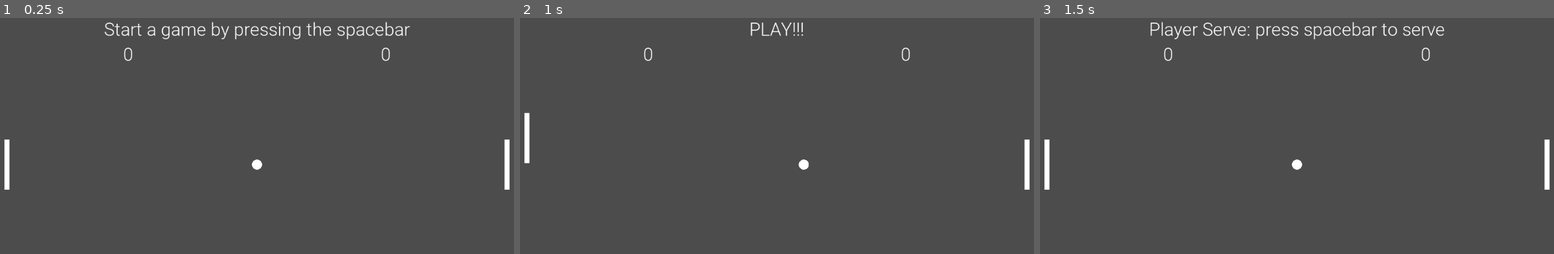
Above: before the commit, frames 1-3 (left to right).
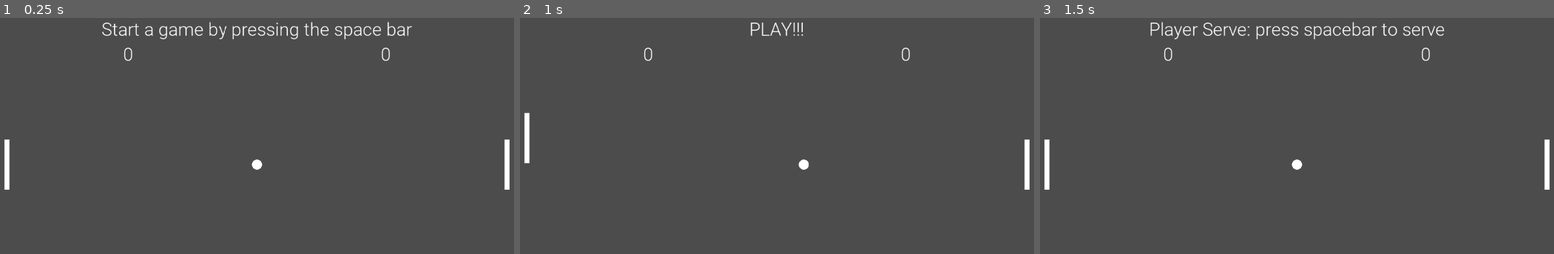
Above: after the commit, the same moments.

Repository: psteiner/Pong-Basic
Game: Godot game, scene res://PongGame.tscn
Two runs of this game, one before a commit and one after it. Both use one fixed random seed, a clock stepped at 60 frames per second and the inputs below.
Inputs:
- Up to frame 1 (0.25 s): no input
- Up to frame 2 (1 s): tap Enter at 0.5 s; hold W from 0.53 s (still down); hold Space from 0.53 s (still down)
- Up to frame 3 (1.5 s): release W at 1.28 s; release Space at 1.28 s; hold S from 1.28 s (still down); tap Space at 1.35 s

The runs differ from the first frame. In frame 1, 1.6% of the frame differs, in the area x 19-81%, y 1-9%; in frame 2, nothing differs; in frame 3, nothing differs.

Commit message:
checkpoint: implement Text class

Diff:
--- a/GameState.gd
+++ b/GameState.gd
@@ -3,6 +3,11 @@
 # states
 enum GAME_STATE {MENU, SERVE, PLAY}
 var isPlayerServe = true
+
+# scoring
+var playerScore: int = 0
+var aiScore: int = 0
+var _SCORE_HEIGHT_PADDING = 50.0
 
 # current state
 var currentGameState = GAME_STATE.MENU
@@ -12,52 +17,41 @@
 onready var ball: Ball = Ball.new(screenBox.getCenter())
 onready var playerPaddle: PlayerPaddle = PlayerPaddle.new(screenBox)
 onready var aiPaddle: AiPaddle = AiPaddle.new(screenBox)
+onready var instructionText: Text = Text.new(
+  "Start a game by pressing the space bar",
+  Vector2(screenBox.getSize().x / 2.0, 0.0))
 
-# string variable
-var stringPosition: Vector2
+onready var playerScoreText: Text = Text.new(
+  playerScore as String,
+  Vector2(screenBox.getSize().x/4.0, _SCORE_HEIGHT_PADDING)
+ )
+onready var aiScoreText: Text = Text.new(
+  aiScore as String,
+  Vector2(screenBox.getSize().x - screenBox.getSize().x/4.0, _SCORE_HEIGHT_PADDING)
+ )
 
-var playerScore: int = 0
-var playerScoreText: String = playerScore as String
+
 var playerTextHalfWidth: float
 var playerScorePosition: Vector2
 
-var aiScore: int = 0
-var aiScoreText: String = aiScore as String
 var aiTextHalfWidth: float
 var aiScorePosition: Vector2
-
-const MAX_SCORE: int = 3
-var isPlayerWin
 
 # delta key
 const RESET_DELTA_KEY: float = 0.0
 const MAX_KEY_TIME: float = 0.3
 var deltaKeyPress: float = RESET_DELTA_KEY
 
-# font variable
-var font: DynamicFont = DynamicFont.new()
-var robotoFile: DynamicFontData = load("Roboto-Light.ttf")
-var fontSize: int = 36
-var halfWidthFont: float
-var heightFont: float
-var stringValue: String = "Start a game by pressing the spacebar"
+const MAX_SCORE: int = 3
+var isPlayerWin
 
 func _ready() -> void:
   add_child(ball)
   add_child(playerPaddle)
   add_child(aiPaddle)
-  font.font_data = robotoFile
-  font.size = fontSize
-  halfWidthFont = font.get_string_size(stringValue).x/2.0
-  heightFont = font.get_height()
-  stringPosition = Vector2(screenBox.getHalfWidth() - halfWidthFont, heightFont)
-
-  playerTextHalfWidth = font.get_string_size(playerScoreText).x/2.0
-  playerScorePosition = Vector2(screenBox.getHalfWidth() - (screenBox.getHalfWidth()/2.0) -
-    playerTextHalfWidth, heightFont + 50)
-  aiTextHalfWidth = font.get_string_size(aiScoreText).x/2.0
-  aiScorePosition = Vector2(screenBox.getHalfWidth() + (screenBox.getHalfWidth()/2.0) -
-    aiTextHalfWidth, heightFont + 50)
+  add_child(instructionText)
+  add_child(playerScoreText)
+  add_child(aiScoreText)
 
 func _physics_process(delta: float) -> void:
 
@@ -66,15 +60,16 @@
   match currentGameState:
     GAME_STATE.MENU:
       if(isPlayerWin == true):
-        change_string("Player Wins! Press spacebar to start a new game")
+        instructionText.updateString("Player Wins! Press spacebar to start a new game")
       if(isPlayerWin == false):
-        change_string("AI Wins! Press spacebar to start a new game")
+        instructionText.updateString("AI Wins! Press spacebar to start a new game")
 
       if(Input.is_key_pressed(KEY_SPACE) and deltaKeyPress > MAX_KEY_TIME):
         currentGameState = GAME_STATE.SERVE
         deltaKeyPress = RESET_DELTA_KEY
-        playerScoreText = playerScore as String
-        aiScoreText = aiScore as String
+        playerScoreText.updateString(playerScore as String)
+        aiScoreText.updateString(aiScore as String)
+
     GAME_STATE.SERVE:
       set_starting_position()
       update()
@@ -91,11 +86,9 @@
         isPlayerWin = false
 
       if isPlayerServe:
-#        ball.resetBall(isPlayerServe)
-        change_string("Player Serve: press spacebar to serve")
+        instructionText.updateString("Player Serve: press spacebar to serve")
       else:
-#        ball.resetBall(isPlayerServe)
-        change_string("AI Serve: press spacebar to serve")
+        instructionText.updateString("AI Serve: press spacebar to serve")
 
       if(Input.is_key_pressed(KEY_SPACE) and deltaKeyPress > MAX_KEY_TIME):
         currentGameState = GAME_STATE.PLAY
@@ -105,7 +98,7 @@
       aiPaddle.checkMovement(delta, ball.getPosition())
       ball.moveBall(delta)
 
-      change_string("PLAY!!!")
+      instructionText.updateString("PLAY!!!")
       if(Input.is_key_pressed(KEY_SPACE) and deltaKeyPress > MAX_KEY_TIME):
         currentGameState = GAME_STATE.SERVE
         deltaKeyPress = RESET_DELTA_KEY
@@ -115,14 +108,14 @@
         deltaKeyPress = RESET_DELTA_KEY
         isPlayerServe = true
         aiScore += 1
-        aiScoreText = aiScore as String
+        aiScoreText.updateString(aiScore as String)
 
       if screenBox.isPastRightBound(ball.getPosition()):
         currentGameState = GAME_STATE.SERVE
         deltaKeyPress = RESET_DELTA_KEY
         isPlayerServe = false
         playerScore += 1
-        playerScoreText = playerScore as String
+        playerScoreText.updateString(playerScore as String)
 
       if screenBox.isPastTopBound(ball.getTopPoint()):
         ball.inverseYSpeed()
@@ -135,21 +128,7 @@
       if(Collisions.pointToRectangle(ball.getPosition(), aiPaddle.getRect())):
         ball.inverseXSpeed()
 
-      update()
-
-func _draw() -> void:
-
-  draw_string(font, stringPosition, stringValue)
-  draw_string(font, playerScorePosition, playerScoreText)
-  draw_string(font, aiScorePosition, aiScoreText)
-
 func set_starting_position() -> void:
   playerPaddle.resetPosition()
   aiPaddle.resetPosition()
   ball.resetBall(isPlayerServe)
-
-func change_string(newStringValue) -> void:
-  stringValue = newStringValue
-  halfWidthFont = font.get_string_size(stringValue).x/2.0
-  stringPosition = Vector2(screenBox.getHalfWidth() - halfWidthFont, heightFont)
-  update()
--- a/Misc/Text.gd
+++ b/Misc/Text.gd
@@ -1,3 +1,31 @@
 extends Node2D
 
 class_name Text
+
+# font variable
+var _font: DynamicFont = DynamicFont.new()
+var _value: String = ""
+
+var _halfWidth: float
+var _height: float
+var _pos: Vector2
+var _centerPos: Vector2
+
+func _init(value:String, position: Vector2,
+  size := 36, file := load("res://Roboto-Light.ttf")) -> void:
+  _font.set_font_data(file)
+  _font.set_size(size)
+  _value = value
+  _halfWidth = _font.get_string_size(_value).x / 2.0
+  _height = _font.get_height()
+  _centerPos = position
+  _pos = Vector2(_centerPos.x - _halfWidth, _centerPos.y + _height)
+
+func _draw() -> void:
+  draw_string(_font, _pos, _value)
+
+func updateString(newValue: String):
+  _value = newValue
+  _halfWidth = _font.get_string_size(_value).x / 2.0
+  _pos = Vector2(_centerPos.x - _halfWidth, _centerPos.y + _height)
+  update()
